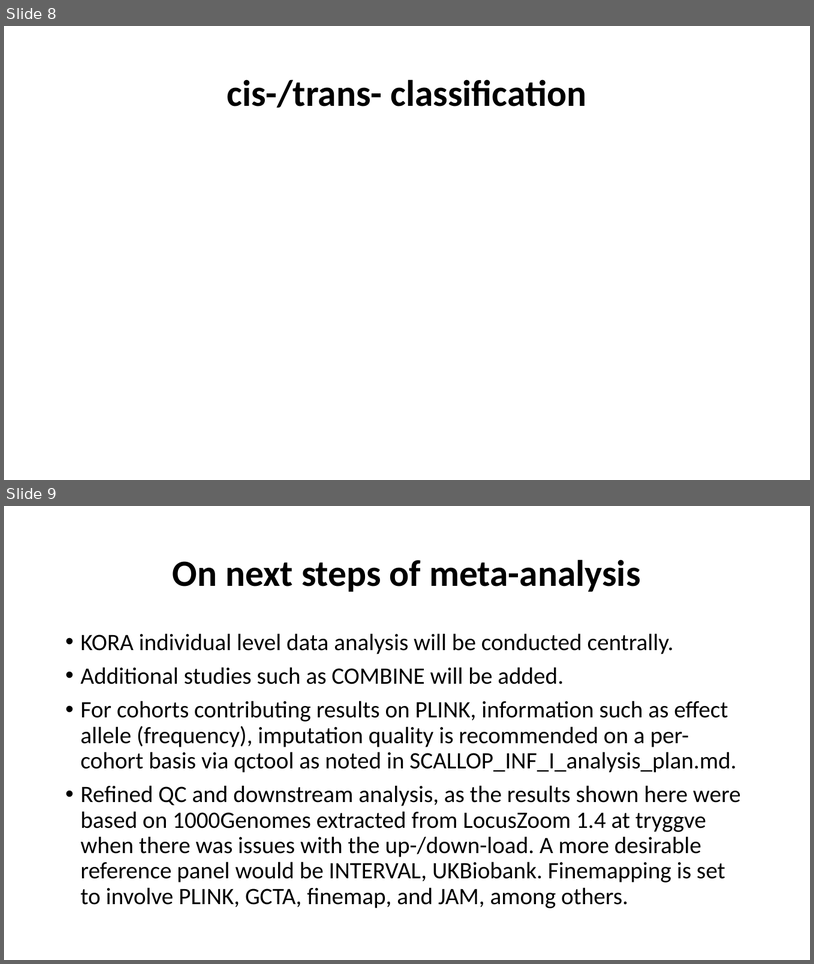
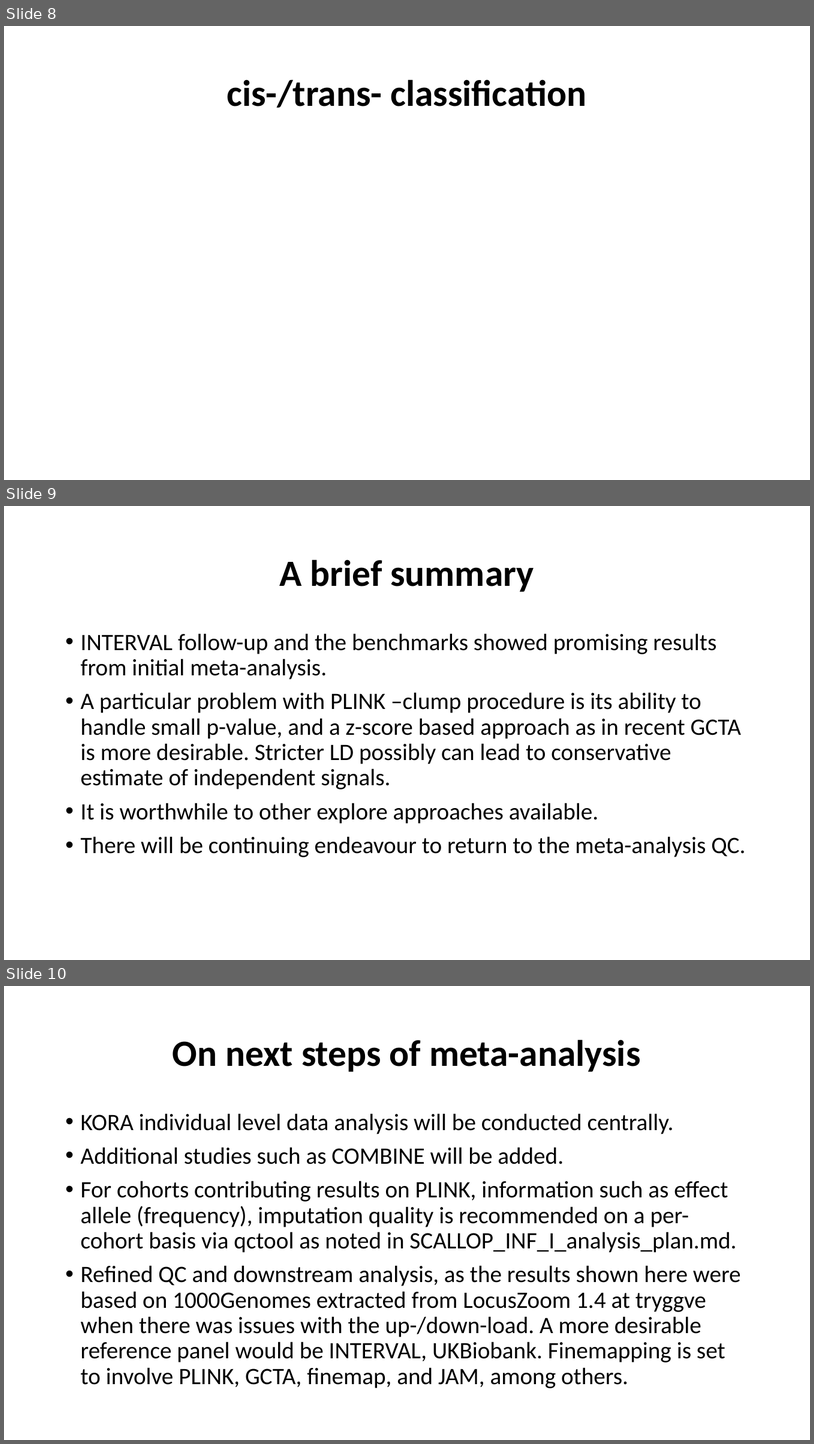
Before and after one commit to jinghuazhao/INF, a slide deck: doc/SCALLOP_INF1-291118.pptx. Shown one above the other, each under a label of ours: slides 8 and 9 before the commit, slides 8, 9 and 10 after it. The pictures are 814x964 and 814x1444 pixels, drawn with LibreOffice and Linux fonts; fonts in the diff are those of the drawing. Boxes give left, top, right and bottom in pixels: in the first picture for what was removed or moved away, otherwise in the second. Text is boxed around its words. In the diff, an @@ line names an element or a change of style, - is before the commit and + after.

```diff
--- a/doc/SCALLOP_INF1-291118.pptx
+++ b/doc/SCALLOP_INF1-291118.pptx
@@ slide 9 added at [4,506,810,960], background #FFFFFF @@
@@ title added at [279,559,534,592], 44 pt, text #000000, bold @@
+A brief summary
@@ text added at [81,633,746,857], 28 pt, text #000000 @@
+• INTERVAL follow-up and the benchmarks showed promising results from initial meta-analysis.
+• A particular problem with PLINK –clump procedure is its ability to handle small p-value, and a z-score based approach as in recent GCTA is more desirable. Stricter LD possibly can lead to conservative estimate of independent signals.
+• It is worthwhile to other explore approaches available.
+• There will be continuing endeavour to return to the meta-analysis QC.
@@ what was slide 9 is now slide 10 @@
```
Also in this commit, not shown: 2 slides changed.
